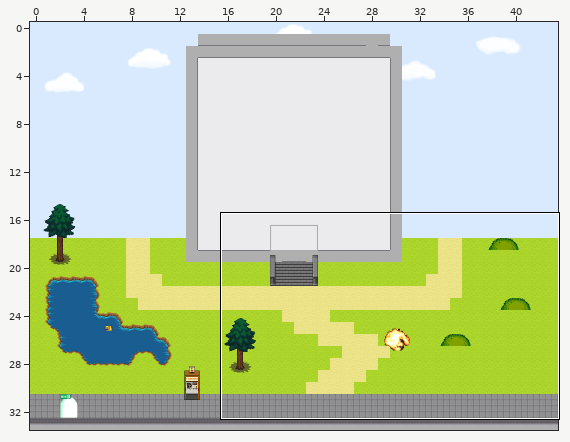
An edit to a level. Tiled map, main.tmx. Above, an overview of the earlier version with the close-up marked.
Close-up. Before:
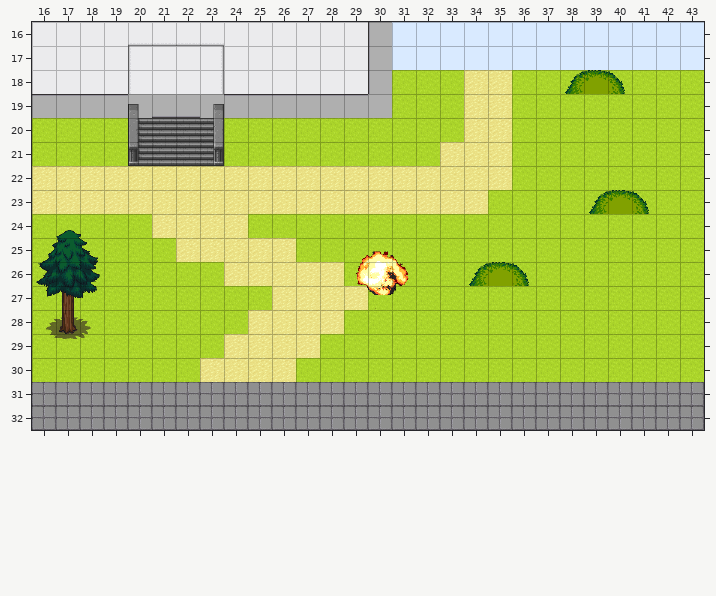
Cells are 32x32 px. Shown: x 16..43, y 16..32. The commit also changed other parts of the map, which this record leaves out. Not drawn, because the pictures are missing: unchanged layers "binDoorClose1", "binDoorOpen1", "roofDoorClose2", "roofDoorOpen1".
Now the later version:
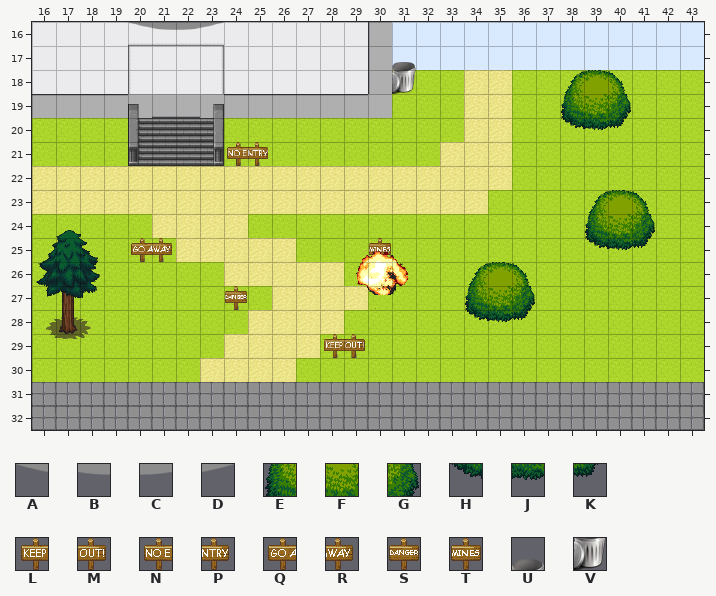
Key: from "Schilder": A 785, B 786, C 787, D 788; from "base_out_atlas": E 440, F 441, G 442, H 472, J 473, K 474; from "signs-outside": L 0, M 1, N 2, P 3, Q 4, R 5, S 6, T 7; from "trashcan": U 1, V 6.
_ is an empty cell.
Tiles of an added or newly shown layer are drawn over the layers below it.
The exact change:
Layer "Bushes1" (now shown):
y 17: x 31 _ -> U
y 18: x 31 _ -> V
y 19: x 38..40 ___ -> EFG
y 20: x 38..40 ___ -> HJK
y 21: x 24..25 __ -> NP
y 24: x 39..41 ___ -> EFG
y 25: x 20..21 __ -> QR; x 30 _ -> T; x 39..41 ___ -> HJK
y 27: x 24 _ -> S; x 34..36 ___ -> EFG
y 28: x 34..36 ___ -> HJK
y 29: x 28..29 __ -> LM
Layer "Dollar" (now shown):
y 16: x 20..23 ____ -> ABCD
